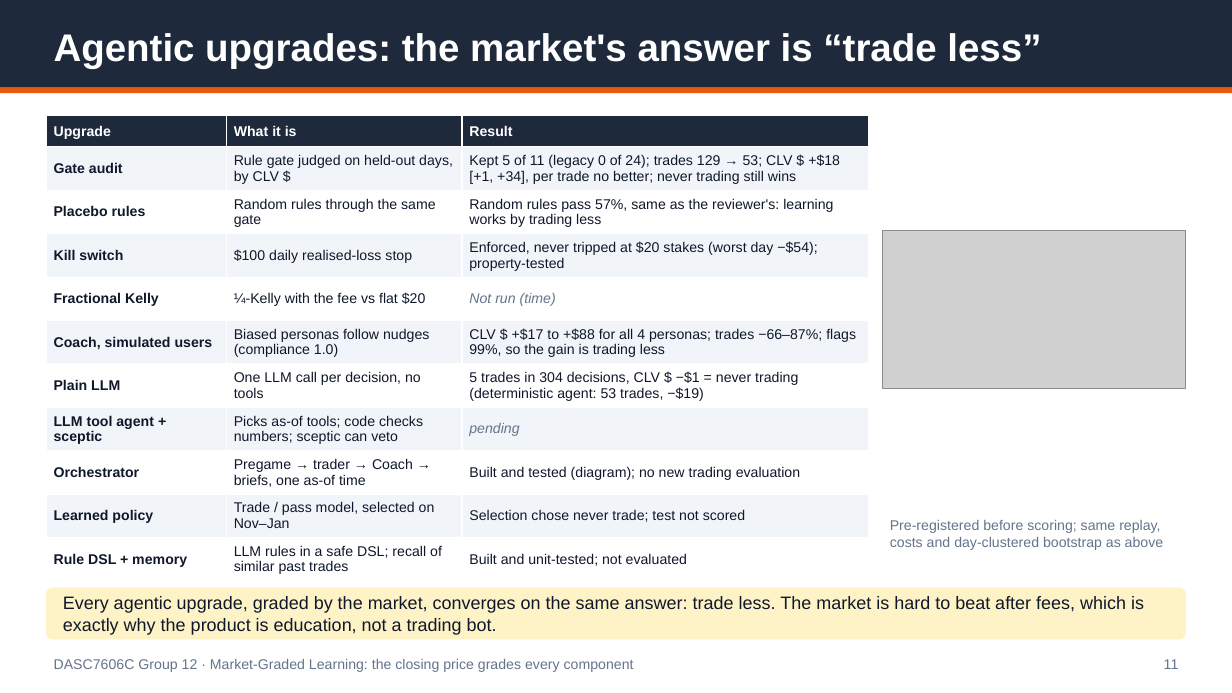
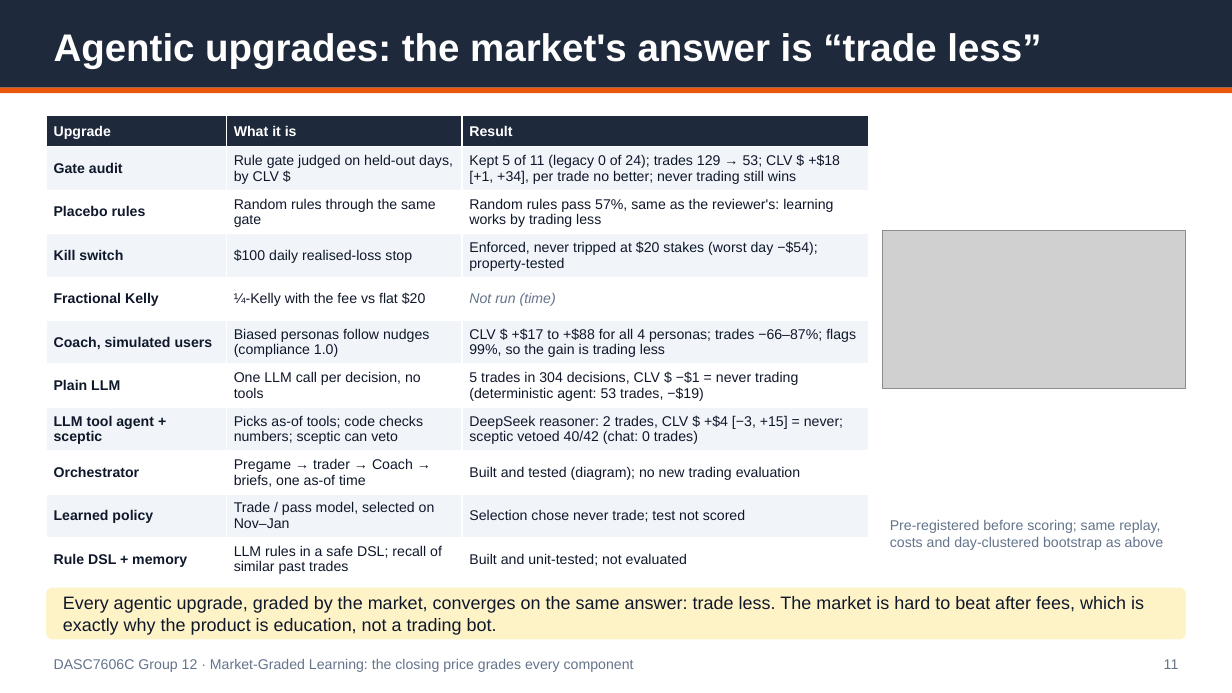
Before and after one commit to Michaelyzr/nba-agent, a slide deck: slide 11 of presentation/nba_agent_deck.pptx. Drawn at 1232x693 pixels with LibreOffice and Linux fonts; fonts in the diff are those of the drawing; grey boxes stand for pictures. Boxes give left, top, right and bottom in pixels: in the first picture for what was removed or moved away, otherwise in the second. Text is boxed around its words. In the diff, an @@ line names an element or a change of style, - is before the commit and + after.

```diff
--- a/presentation/nba_agent_deck.pptx
+++ b/presentation/nba_agent_deck.pptx
@@ table at (46, 116, 869, 581) @@
-row 8, column 3: pending
+row 8, column 3: DeepSeek reasoner: 2 trades, CLV $ +$4 [−3, +15] = never; sceptic vetoed 40/42 (chat: 0 trades)
```
Also in this commit, not shown: 14 other files.
